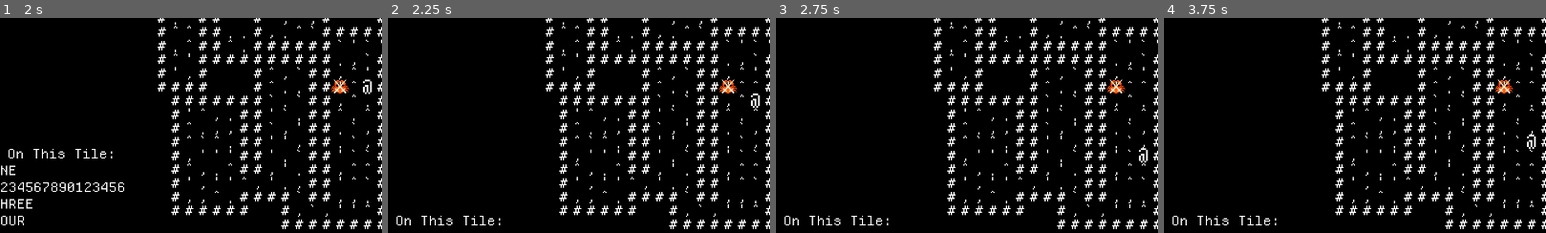
Above: before the commit, frames 1-4 (left to right).
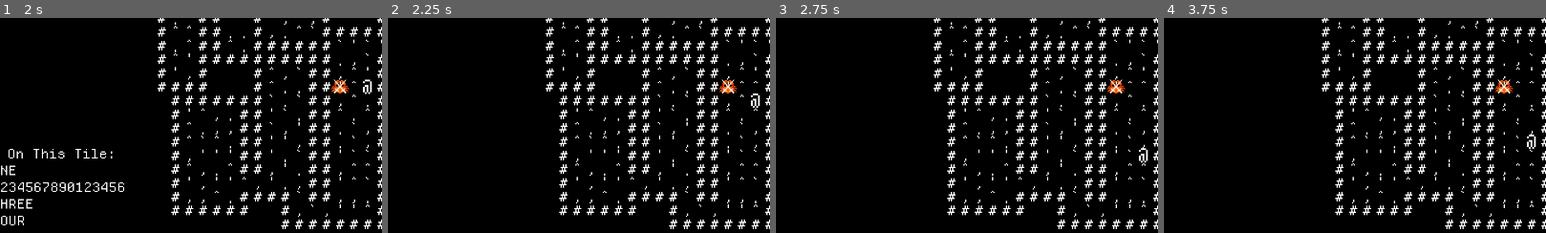
Above: after the commit, the same moments.

Repository: phlip45/gamelike-jam-007
Game: Godot game, scene res://scenes/main_menu.tscn
The game is run twice, just before and just after one commit, with the same random seed, the same clock (stepped at 60 frames per second) and the same inputs.
Inputs:
- Up to frame 1 (2 s): click "Debug Button" at 0.5 s; tap Enter at 1.25 s; hold D (right) from 1.28 s (still down); hold E (ur) from 1.28 s (still down); tap Space (action) at 1.35 s
- Up to frame 2 (2.25 s): tap Space (action) at 2 s; release D (right) at 2.03 s; release E (ur) at 2.03 s; hold X (down) from 2.03 s (still down); tap E (ur) at 2.1 s
- Up to frame 3 (2.75 s): keep holding X (down); tap S (wait) at 2.3 s
- Up to frame 4 (3.75 s): tap Enter at 2.75 s; release X (down) at 2.78 s; hold D (right) 2.78-3.53 s; hold S (wait) 2.78-3.53 s; tap Space (action) at 3.05, 3.5, 3.6 s; hold W (up) from 3.53 s (still down)
The pictures show only the part of the screen within x 2-52%, y 34-84%; the shares and areas given below are measured in that part.

Frame 1 is identical in both runs. In frame 2, 0.4% of the frame differs, in the area x 2-30%, y 92-97%; in frame 3, 0.4%; in frame 4, 0.4%.
Error in both runs: Invalid access to property or key 'items' on a base object of type 'Nil'. (res://UI/ui.gd:79)

Commit message:
Fix - Display nothing when no items underneath

Diff:
--- a/UI/inventory.ui.gd
+++ b/UI/inventory.ui.gd
@@ -64,13 +64,13 @@
 	var option:PopUpItemUI.Option = await popup.option_chosen
 	match(option):
 		PopUpItemUI.Option.VERB:
-			pass
+			state = State.SELECTING
 		PopUpItemUI.Option.EQUIP:
-			pass
+			state = State.SELECTING
 		PopUpItemUI.Option.DROP:
-			pass
+			state = State.SELECTING
 		PopUpItemUI.Option.THROW:
-			pass
+			state = State.SELECTING
 		PopUpItemUI.Option.CANCEL:
 			state = State.SELECTING
 
--- a/UI/ui.gd
+++ b/UI/ui.gd
@@ -80,6 +80,9 @@
 	inventory_ui.inventory.remove(inventory_ui.inventory.items.pick_random())
 
 func set_ground_items(items:Array[Item]) -> void:
+	if items.size() == 0:
+		ground_log.text = ""
+		return
 	ground_log.text = "[center]On This Tile:[/center]"
 	for i in max_lines_on_ground_log:
 		if i >= items.size():
